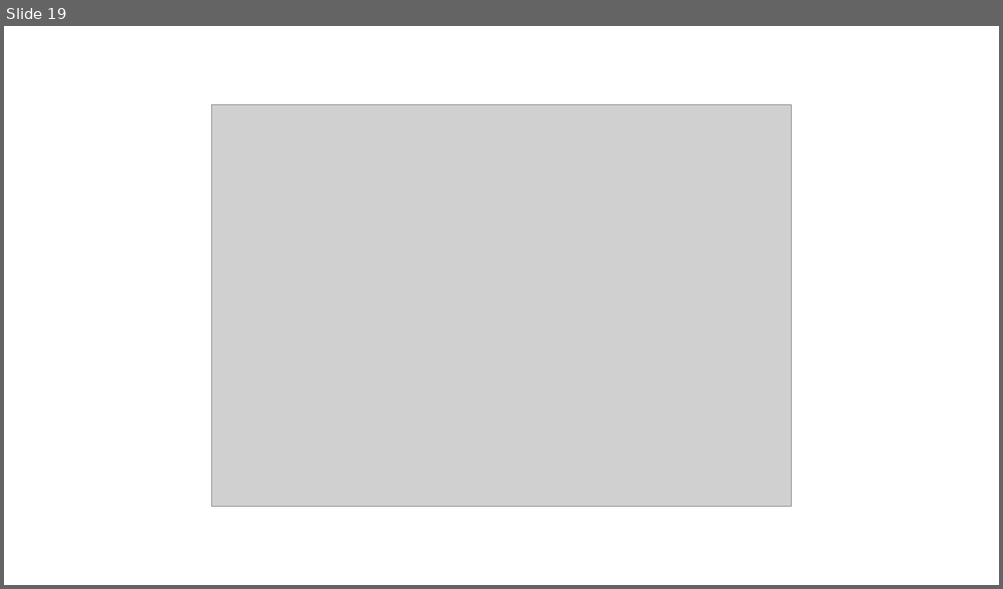
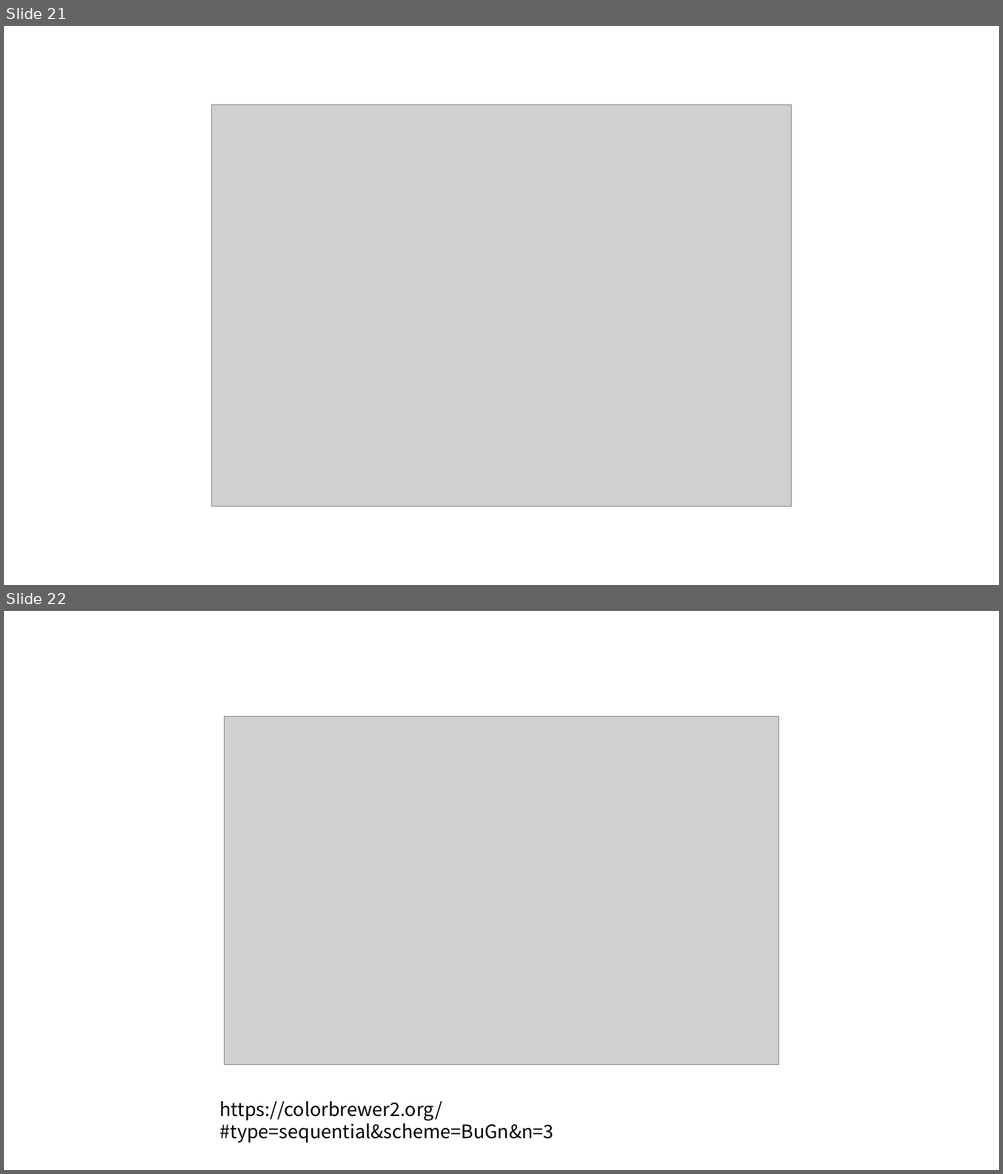
Before and after one commit to SSH1997/boostcamp_CS_study_files, a slide deck: 9. 기타 컴퓨터 관련 지식/J103_Datavis.pptx. Shown one above the other, each under a label of ours: slide 19 before the commit, slides 21 and 22 after it. The pictures are 1003x589 and 1003x1174 pixels, drawn with LibreOffice and Linux fonts; fonts in the diff are those of the drawing; grey boxes stand for pictures. Boxes give left, top, right and bottom in pixels: in the first picture for what was removed or moved away, otherwise in the second. Text is boxed around its words. In the diff, an @@ line names an element or a change of style, - is before the commit and + after.

```diff
--- a/9. 기타 컴퓨터 관련 지식/J103_Datavis.pptx
+++ b/9. 기타 컴퓨터 관련 지식/J103_Datavis.pptx
@@ slide 22 added at box(4, 611, 999, 1170), background #FFFFFF @@
@@ picture added at box(224, 716, 779, 1065) @@
@@ text added at box(220, 1102, 554, 1143), 18 pt, text #000000 @@
+https://colorbrewer2.org/#type=sequential&scheme=BuGn&n=3
@@ what was slide 19 is now slide 21 @@
```
Also in this commit, not shown: 1 slide changed, 5 other slides added, 3 slides removed, 1 other file.
